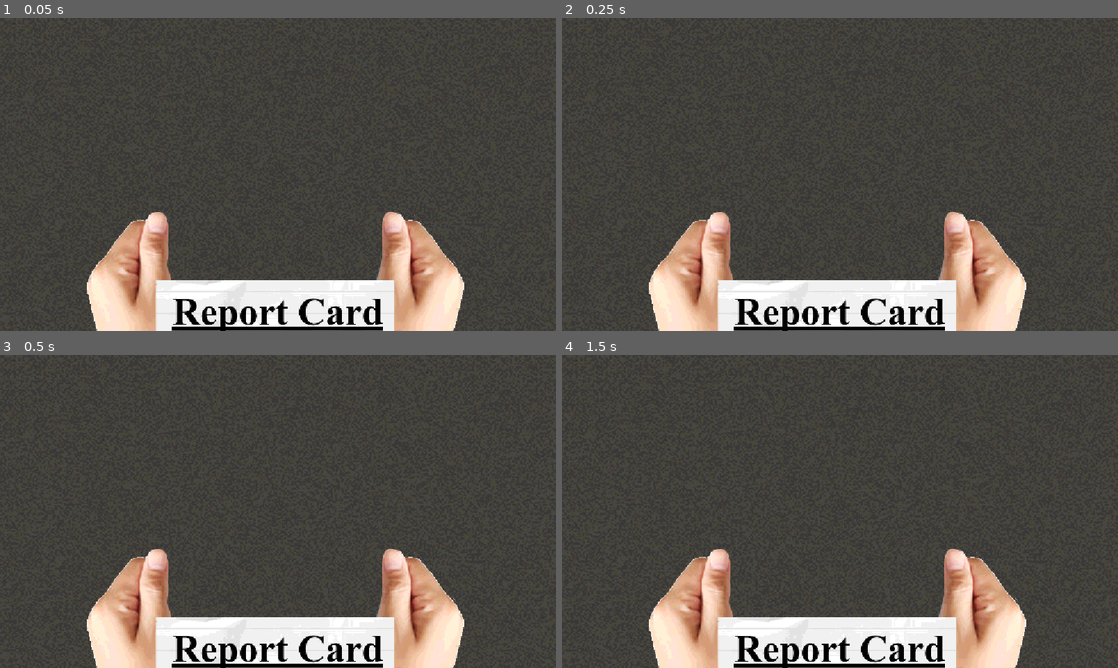
Above: before the commit, frames 1-4 (two rows, left to right).
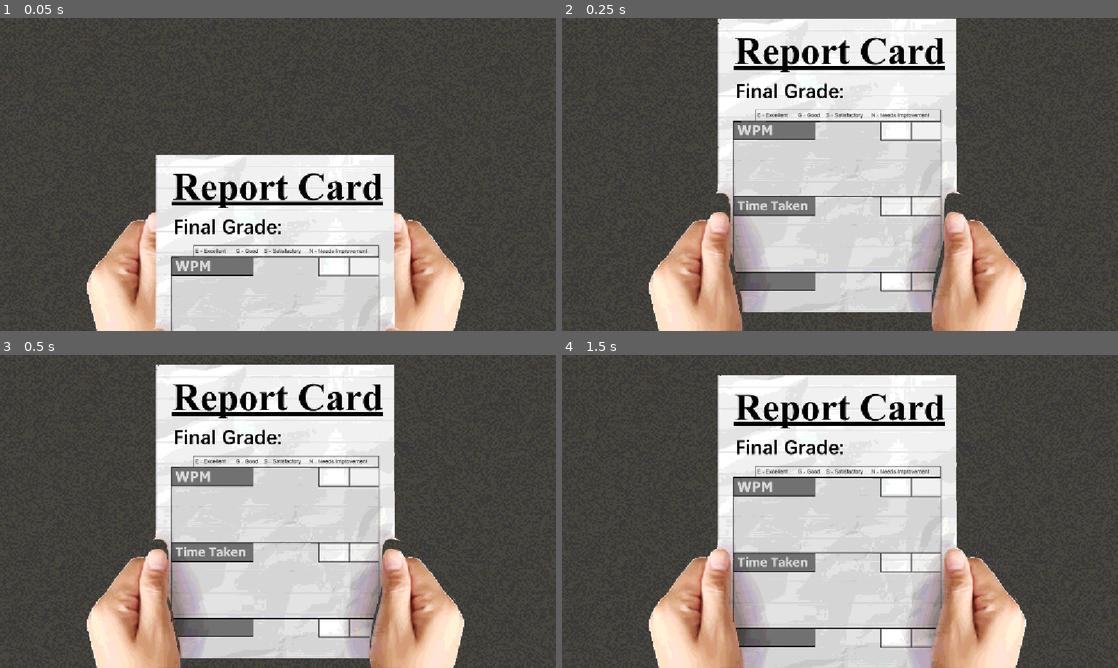
Above: after the commit, the same moments.

Repository: Vick-St3r/haven-keyboard
Game: Godot game, scene res://scenes/score.tscn
Two runs of this game, one before a commit and one after it. Both use one fixed random seed, a clock stepped at 60 frames per second and the inputs below. This scene is started directly instead of the project's main scene.
Inputs (mouse positions are in pixels of both pictures, inside the frame that each line leads up to):
- Up to frame 1 (0.05 s): no input
- Up to frame 2 (0.25 s): no input
- Up to frame 3 (0.5 s): no input
- Up to frame 4 (1.5 s): move the mouse to (962, 495) at 0.52 s; click (962, 495) at 0.67 s; tap Enter at 1.25 s; move the mouse to (728, 527) at 1.27 s; click (728, 527) at 1.42 s

The runs differ from the first frame. In frame 1, 22% of the frame differs, in the area x 27-72%, y 43-100%; in frame 2, 40%, in the area x 27-72%, y 0-100%; in frame 3, 39%; in frame 4, 38%.
Error before the commit: Parse Error: Function "reportcard" has the same name as a previously declared variable. (res://scripts/score.gd:15)

Commit message:
p[poopp

Diff:
--- a/scripts/score.gd
+++ b/scripts/score.gd
@@ -1,6 +1,6 @@
 extends Node
 
-@onready var reportcard = $reportcard
+@onready var reportcardpop = $reportcard
 var grade
 var wpm
 var sec
@@ -10,11 +10,15 @@
 	var tween = create_tween()
 	tween.set_trans(Tween.TRANS_ELASTIC)
 	tween.set_ease(Tween.EASE_OUT)
-	tween.tween_property(reportcard, "position", Vector2(0,0), 1.2)
+	tween.tween_property(reportcardpop, "position", Vector2(0,0), 1.2)
 
 func reportcard(grade: String, wpm: float, sec: float) -> void:
 	grade = grade
-
+	wpm = wpm
+	sec = sec
+	print(grade)
+	print(wpm)
+	print(sec)
 
 # Called every frame. 'delta' is the elapsed time since the previous frame.
 func _process(delta: float) -> void:
